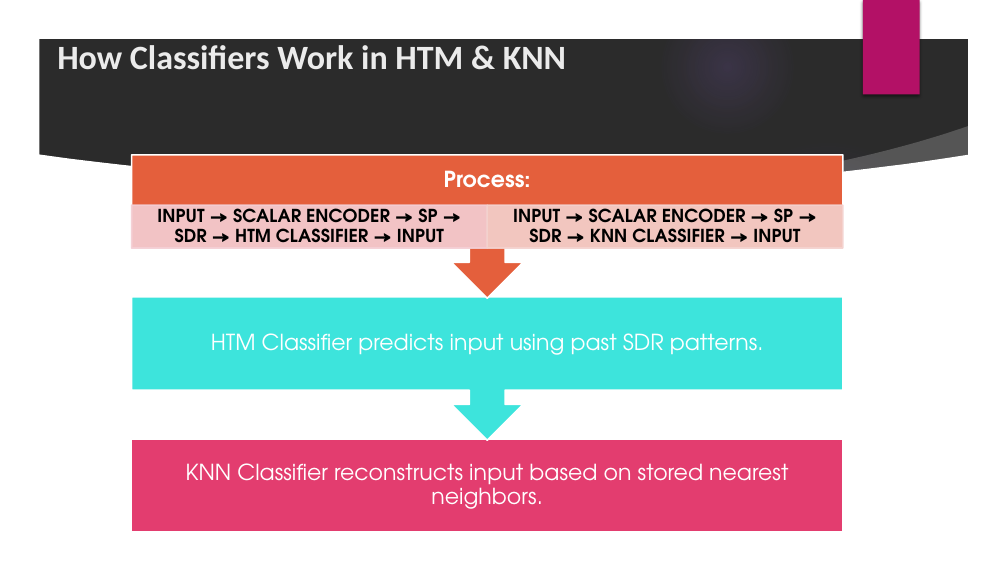
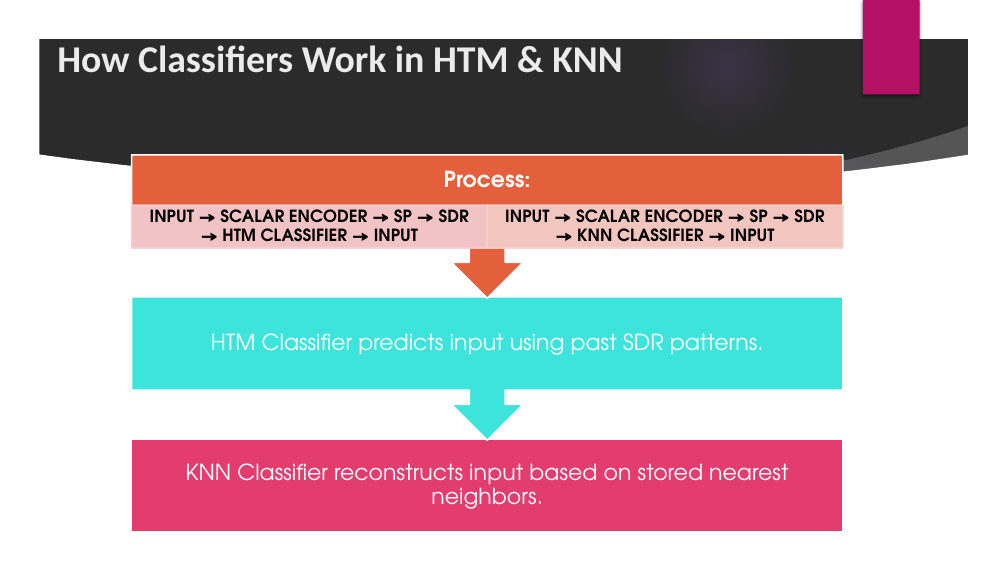
Before and after one commit to prnshubn/neocortexapi-team-untitled, a slide deck: slide 5 of source/Documentation_Team_Untitled/Team_Untitled_Presentation.pptx. Drawn at 1008x567 pixels with LibreOffice and Linux fonts; fonts in the diff are those of the drawing; background and template pictures are left out; a plain dark background stands for a picture behind light text. Boxes give left, top, right and bottom in pixels: in the first picture for what was removed or moved away, otherwise in the second. Text is boxed around its words. In the diff, an @@ line names an element or a change of style, - is before the commit and + after.

Commit message:
Modified KNN Classifier Performance

```diff
--- a/source/Documentation_Team_Untitled/Team_Untitled_Presentation.pptx
+++ b/source/Documentation_Team_Untitled/Team_Untitled_Presentation.pptx
@@ title "How Classifiers Work in HTM ..." at [57,45,622,73]: size 32.4 to 36 pt @@
@@ text "INPUT → SCALAR ENCODER → ..." at [150,204,469,242]: size 17 to 16 pt @@
@@ text "INPUT → SCALAR ENCODER → ..." at [505,204,824,242]: size 17 to 16 pt @@
```
Also in this commit, not shown: 4 other slides changed, 7 slides removed.
